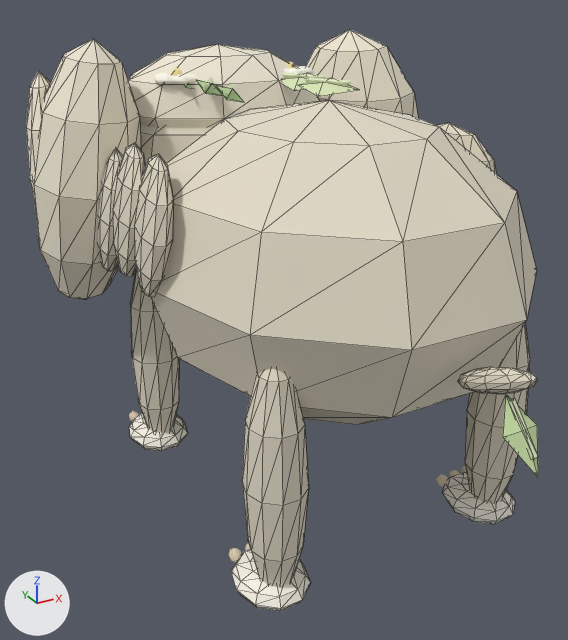
An edit to the OBJ model assets/meshes/meadow/RockElephant_A_S1.obj, drawn before and after from the same camera.
One viewpoint serves both versions: a 50 mm camera at (-7.5, -12.98, 4.86) aimed at (-0.29, 0.13, -1.7). The lights are fixed; the arrows at lower left show +X, +Y and +Z. The first picture is the older version. Mesh edges are drawn as thin lines on the coarser meshes. Where no turn or scale is listed for an object, it has been applied to the vertices.

The older version as bpy lines, for what is in view:
```python
ob_leftbackleg = bpy.data.objects.new('LeftBackLeg', me_leftbackleg)
ob_leftbackleg.location = (0.0, 0.0, 0.0)
ob_leftfrontleg = bpy.data.objects.new('LeftFrontLeg', me_leftfrontleg)
ob_leftfrontleg.location = (0.0, 0.0, 0.0)
ob_meadowgrass = bpy.data.objects.new('MeadowGrass', me_meadowgrass)
ob_meadowgrass.location = (0.0, 0.0, 0.0)
ob_meadowgrass_2 = bpy.data.objects.new('MeadowGrass_2', me_meadowgrass_2)
ob_meadowgrass_2.location = (0.0, 0.0, 0.0)
ob_meadowgrass_3 = bpy.data.objects.new('MeadowGrass_3', me_meadowgrass_3)
ob_meadowgrass_3.location = (0.0, 0.0, 0.0)
ob_meadowgrass_4 = bpy.data.objects.new('MeadowGrass_4', me_meadowgrass_4)
ob_meadowgrass_4.location = (0.0, 0.0, 0.0)
ob_meadowgrass_5 = bpy.data.objects.new('MeadowGrass_5', me_meadowgrass_5)
ob_meadowgrass_5.location = (0.0, 0.0, 0.0)
ob_rightbackleg = bpy.data.objects.new('RightBackLeg', me_rightbackleg)
ob_rightbackleg.location = (0.0, 0.0, 0.0)
ob_stoneplate_5 = bpy.data.objects.new('StonePlate_5', me_stoneplate_5)
ob_stoneplate_5.location = (0.0, 0.0, 0.0)
# also in view: 'RightBackPaw' at (2.41, -3.22, -4.95); 'Head' at (0.0, 3.71, 0.58); 'Forehead' at (0.0, 3.63, 2.18); 'StonePlate' at (-3.22, 1.82, 0.63); 'TailGrass' at (0.0, -6.27, -1.07)
```
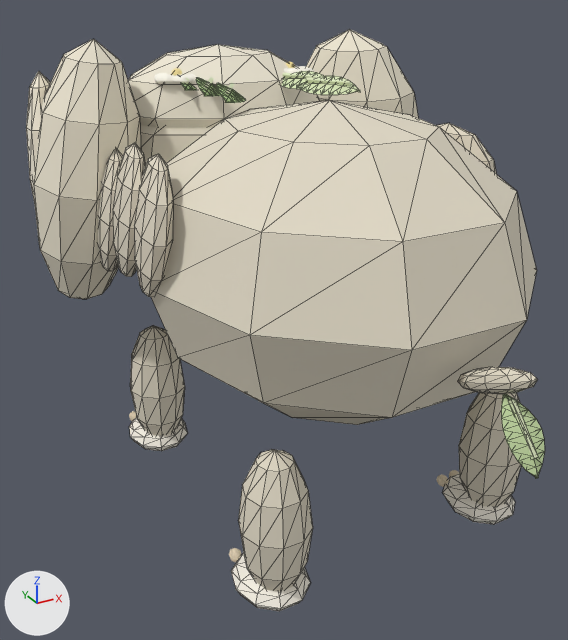
What differs and where, as boxes (x1, y1, x2, y2) in the pictures (568 x 640 px):
'LeftBackLeg', moved, rescaled (12% wider, 35% shorter): before (242, 369, 309, 587); after (238, 449, 313, 591)
'RightBackLeg', moved, rescaled (36% shorter): before (465, 324, 530, 504); after (459, 393, 521, 507)
'LeftFrontLeg', moved, rescaled: before (130, 270, 179, 433); after (130, 325, 185, 436)
'TailGrass', reshaped (25% wider): before (503, 394, 538, 477); after (501, 394, 545, 479)
'MeadowGrass_5', reshaped: before (298, 78, 359, 96); after (297, 76, 360, 95)
'MeadowGrass_3', reshaped: before (283, 73, 309, 91); after (282, 71, 322, 89)
'MeadowGrass_4', reshaped (7% wider, 17% taller): before (216, 85, 244, 102); after (216, 83, 246, 103)
'MeadowGrass_2', reshaped: before (196, 80, 223, 96); after (196, 78, 221, 96)
'MeadowGrass', reshaped: before (184, 84, 193, 89); after (181, 83, 197, 90)

Edits to the bpy script that builds the scene:
```text
Change me_leftbackleg:
    remove me_leftbackleg.from_pydata(...)  # 52 vertices, 100 faces; spans x -2.95..-1.87, y -3.98..-2.85, z -5.23..-0.48
    add me_leftbackleg.from_pydata(...)  # 52 vertices, 100 faces; spans x -3.04..-1.78, y -4.04..-2.79, z -5.13..-2.19
    me_leftbackleg part 1: the whole mesh is scaled about its middle by (1.17, 1.11, 0.62), then moved by (0.0, 0.0, -0.81)
Change me_leftfrontleg:
    remove me_leftfrontleg.from_pydata(...)  # 52 vertices, 100 faces; spans x -2.95..-1.87, y 1.66..2.79, z -5.23..-0.48
    add me_leftfrontleg.from_pydata(...)  # 52 vertices, 100 faces; spans x -3.04..-1.78, y 1.6..2.86, z -5.13..-2.19
    me_leftfrontleg part 2: the whole mesh is scaled about its middle by (1.17, 1.11, 0.62), then moved by (0.0, 0.0, -0.81)
Change me_meadowgrass:
    remove me_meadowgrass.from_pydata(...)  # 6 vertices, 8 faces; spans x -1.423..-0.722, y 2.115..3.33, z 2.652..2.958
    add me_meadowgrass.from_pydata(...)  # 36 vertices, 64 faces; spans x -1.451..-0.702, y 2.115..3.346, z 2.694..3.002
    me_meadowgrass part 3
    4 vertices are removed from x -1.266..-0.808, y 2.651..2.915, z 2.652..2.958
    8 faces are deleted
    34 vertices are added at x -1.451..-0.702, y 2.122..3.346, z 2.694..3.002
    64 new faces join them
Change me_meadowgrass_2:
    remove me_meadowgrass_2.from_pydata(...)  # 6 vertices, 8 faces; spans x -1.423..-0.722, y 1.158..2.373, z 2.652..2.958
    add me_meadowgrass_2.from_pydata(...)  # 36 vertices, 64 faces; spans x -1.451..-0.702, y 1.158..2.389, z 2.694..3.002
    me_meadowgrass_2 part 4
    4 vertices are removed from x -1.266..-0.808, y 1.694..1.958, z 2.652..2.958
    8 faces are deleted
    34 vertices are added at x -1.451..-0.702, y 1.165..2.389, z 2.694..3.002
    64 new faces join them
Change me_meadowgrass_3:
    remove me_meadowgrass_3.from_pydata(...)  # 6 vertices, 8 faces; spans x 0.722..1.423, y 1.158..2.373, z 2.652..2.958
    add me_meadowgrass_3.from_pydata(...)  # 36 vertices, 64 faces; spans x 0.702..1.451, y 1.158..2.389, z 2.694..3.002
    me_meadowgrass_3 part 5
    4 vertices are removed from x 0.808..1.266, y 1.694..1.958, z 2.652..2.958
    8 faces are deleted
    34 vertices are added at x 0.702..1.451, y 1.165..2.389, z 2.694..3.002
    64 new faces join them
Change me_meadowgrass_4:
    remove me_meadowgrass_4.from_pydata(...)  # 6 vertices, 8 faces; spans x -1.423..-0.722, y 0.201..1.416, z 2.652..2.958
    add me_meadowgrass_4.from_pydata(...)  # 36 vertices, 64 faces; spans x -1.451..-0.702, y 0.201..1.432, z 2.694..3.002
    me_meadowgrass_4 part 6
    4 vertices are removed from x -1.266..-0.808, y 0.737..1.001, z 2.652..2.958
    8 faces are deleted
    34 vertices are added at x -1.451..-0.702, y 0.208..1.432, z 2.694..3.002
    64 new faces join them
Change me_meadowgrass_5:
    remove me_meadowgrass_5.from_pydata(...)  # 6 vertices, 8 faces; spans x 0.722..1.423, y 0.201..1.416, z 2.652..2.958
    add me_meadowgrass_5.from_pydata(...)  # 36 vertices, 64 faces; spans x 0.702..1.451, y 0.201..1.432, z 2.694..3.002
    me_meadowgrass_5 part 7
    4 vertices are removed from x 0.808..1.266, y 0.737..1.001, z 2.652..2.958
    8 faces are deleted
    34 vertices are added at x 0.702..1.451, y 0.208..1.432, z 2.694..3.002
    64 new faces join them
Change me_rightbackleg:
    remove me_rightbackleg.from_pydata(...)  # 52 vertices, 100 faces; spans x 1.87..2.95, y -3.98..-2.85, z -5.23..-0.48
    add me_rightbackleg.from_pydata(...)  # 52 vertices, 100 faces; spans x 1.78..3.04, y -4.04..-2.79, z -5.13..-2.19
    me_rightbackleg part 8: the whole mesh is scaled about its middle by (1.17, 1.11, 0.62), then moved by (0.0, 0.0, -0.81)
Change me_tailgrass:
    remove me_tailgrass.from_pydata(...)  # 6 vertices, 8 faces; spans x -0.33..0.33, y -6.668..-5.872, z -1.546..-0.599
    add me_tailgrass.from_pydata(...)  # 36 vertices, 64 faces; spans x -0.333..0.333, y -6.668..-5.823, z -1.588..-0.599
    me_tailgrass part 9
    4 vertices are removed from x -0.33..0.33, y -6.312..-6.148, z -1.094..-0.956
    8 faces are deleted
    34 vertices are added at x -0.333..0.333, y -6.643..-5.823, z -1.588..-0.619
    64 new faces join them
```
